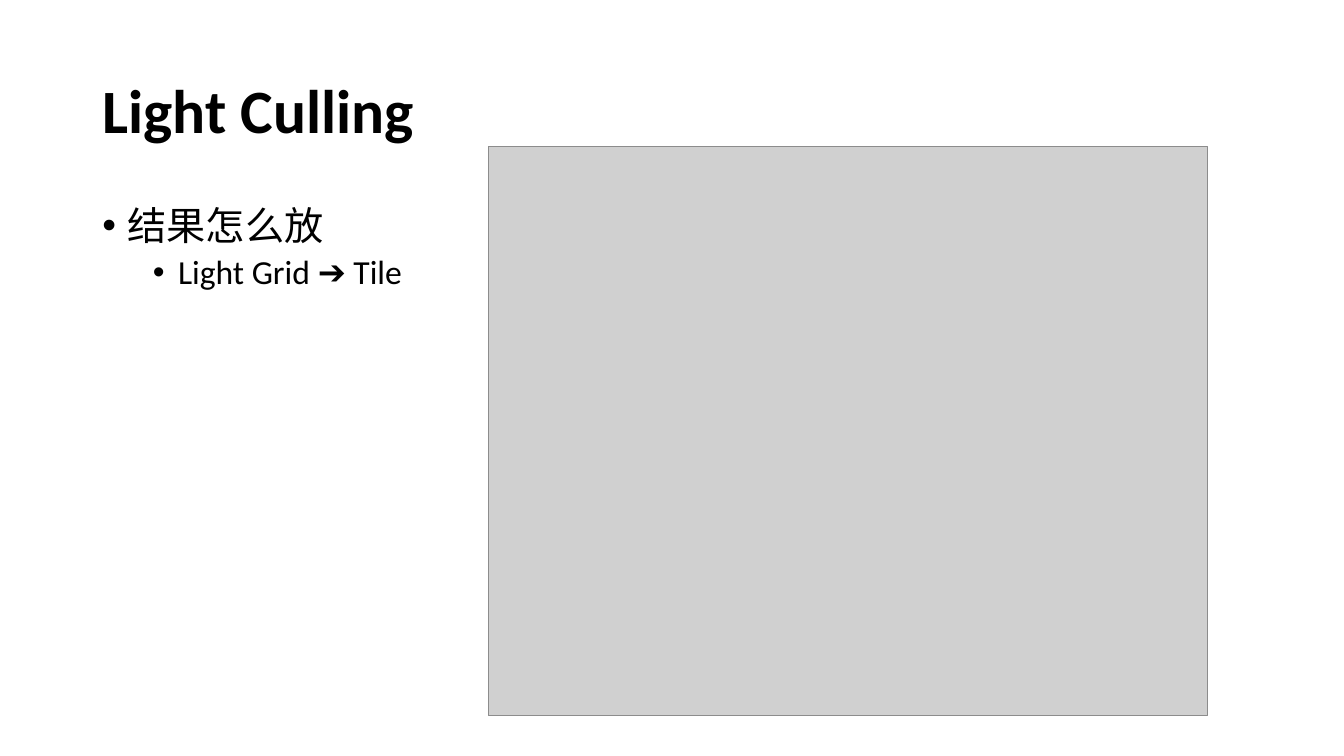
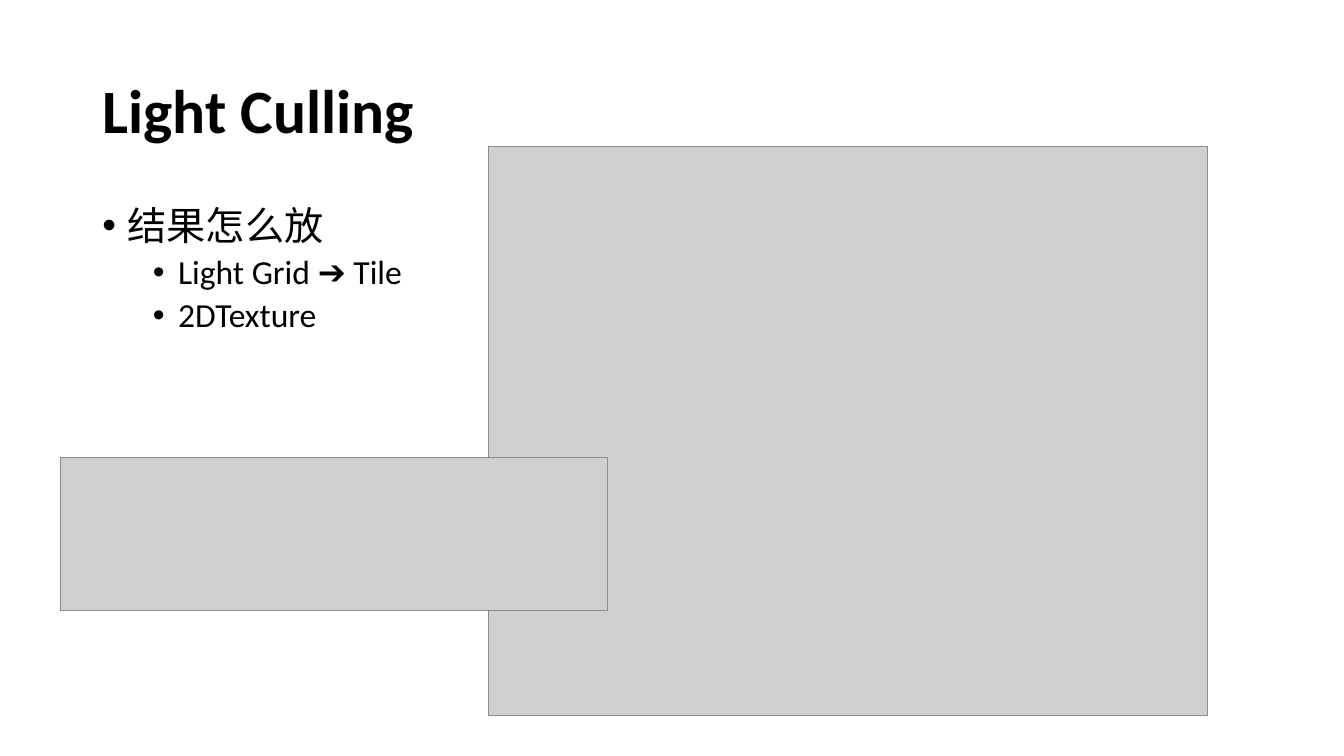
Before and after one commit to liangjuntu/Papers, a slide deck: slide 15 of ForwardPlus/Forward+梁骏图.pptx (slide 13 before the commit). Drawn at 1344x756 pixels with LibreOffice and Linux fonts; fonts in the diff are those of the drawing; grey boxes stand for pictures. Boxes give left, top, right and bottom in pixels: in the first picture for what was removed or moved away, otherwise in the second. Text is boxed around its words. In the diff, an @@ line names an element or a change of style, - is before the commit and + after.

```diff
--- a/ForwardPlus/Forward+梁骏图.pptx
+++ b/ForwardPlus/Forward+梁骏图.pptx
@@ text at [178,305,316,328]: paragraph added @@
+  • 2DTexture
@@ picture added at [60,457,608,610] @@
```
Also in this commit, not shown: 8 other slides changed, 8 slides added, 1 other file.
